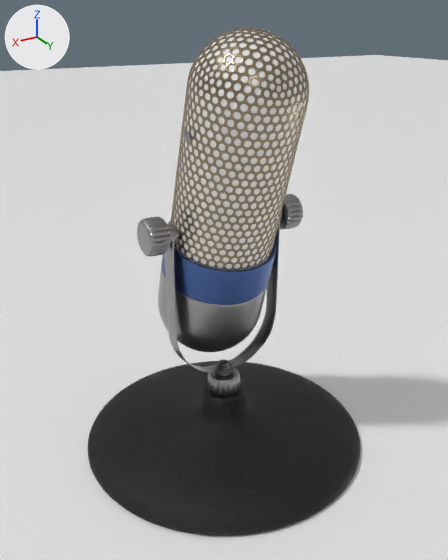
Renders of the Blender file mic2.blend from each side of a commit.
Both versions are drawn from a 50 mm camera at (5.85, 9.76, 8.63) aimed at (0.09, 0.15, 3.83). Every picture has the same lights, and +X, +Y and +Z are marked at upper left.

The scene before the commit, as lines of its bpy script (objects in view):
```python
me_circle = bpy.data.meshes.new('Circle')
me_circle.from_pydata(...)  # 116 vertices, 80 faces, 2 loose edges; spans x -1.0..1.0, y -3.0..1.0, z -0.2..0.2
me_circle.polygons.foreach_set('use_smooth', [True] * 80)
me_circle.materials.append(mat_metal)  # grey #999999
me_circle_006 = bpy.data.meshes.new('Circle.006')
me_circle_006.from_pydata(...)  # 224 vertices, 194 faces; spans x -1.0..1.0, y -1.0..1.0, z 0.0..0.4
me_circle_006.polygons.foreach_set('use_smooth', [True] * 194)
me_circle_006.materials.append(mat_material_003)
me_icosphere = bpy.data.meshes.new('Icosphere')
me_icosphere.from_pydata(...)  # 381 vertices, 680 faces; spans x -1.0..1.0, y -1.0..1.0, z -3.0..1.0
me_icosphere.polygons.foreach_set('use_smooth', [True] * 680)
ob_band = bpy.data.objects.new('band', me_circle)
ob_band.location = (0.0, 0.76, 7.38)
ob_band.rotation_euler = (1.272, 0.0, 0.0)  # degrees (73, 0, 0)
ob_band.scale = (1.07, 1.07, 1.07)
_m = ob_band.modifiers.new('Solidify', 'SOLIDIFY')
_m.thickness = 0.02
_m.nonmanifold_thickness_mode = 'FIXED'
_m.nonmanifold_merge_threshold = 0.0003
_m = ob_band.modifiers.new('Subsurf', 'SUBSURF')
ob_band.hide_render = True
ob_circle_004 = bpy.data.objects.new('Circle.004', me_circle_006)
ob_circle_004.location = (0.0, 0.0, 0.01)
ob_circle_004.scale = (3.0, 3.0, 3.0)
_m = ob_circle_004.modifiers.new('Subsurf', 'SUBSURF')
_m.levels = 2
ob_filter = bpy.data.objects.new('filter', me_icosphere)
ob_filter.location = (0.0, 0.76, 7.41)
ob_filter.rotation_euler = (-0.299, 0.0, 0.0)  # degrees (-17, 0, 0)
# also in view: 'Plane' at (0.0, 0.0, 0.0); 'Circle' at (0.0, 0.0, 1.54); 'Circle.001' at (0.0, 0.0, 3.37); 'filter.002' at (0.0, -0.48, 3.08); 'filter.001' at (0.0, -0.21, 4.24)
```
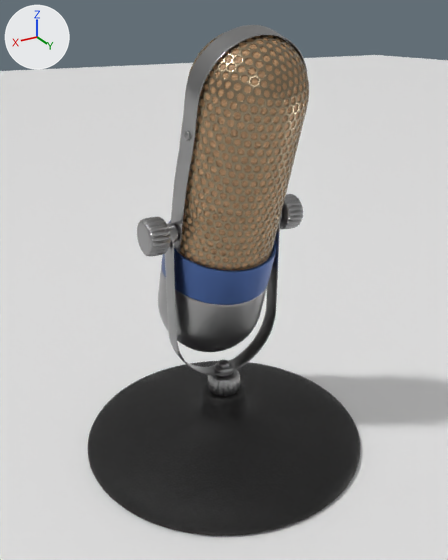
Commit message: refine mic

What differs and where, as boxes [x1, y1, x2, y2] in the pictures (448 x 560 px):
'filter', recoloured (grey to brown): [174, 31, 307, 270] in both
'band', shown: after [171, 25, 307, 253]

What changed in the scene script:
```text
Add mat_material:
    mat_material = bpy.data.materials.new('Material')
    # nodes: BsdfPrincipled, Displacement, OutputMaterial, TexChecker
    # colours: brown #be956d
Change me_icosphere:
    where me_icosphere.from_pydata(...)  # 381 vertices, 680 faces; spans x -1.0..1.0, y -1.0..1.0, z -3.0..1.0
    add me_icosphere.materials.append(mat_material)
Change ob_band:
    remove ob_band.hide_render = True
```
